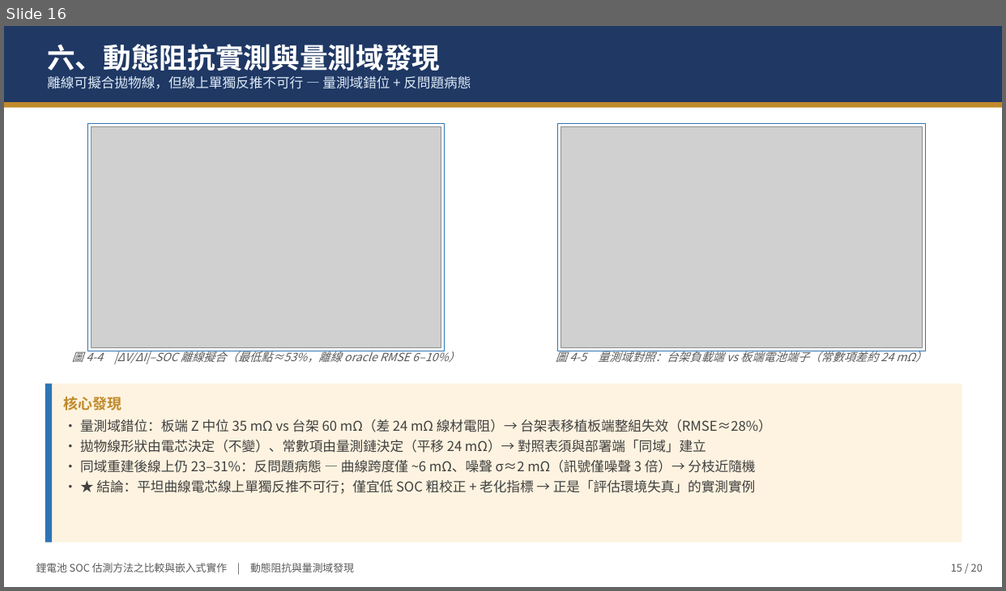
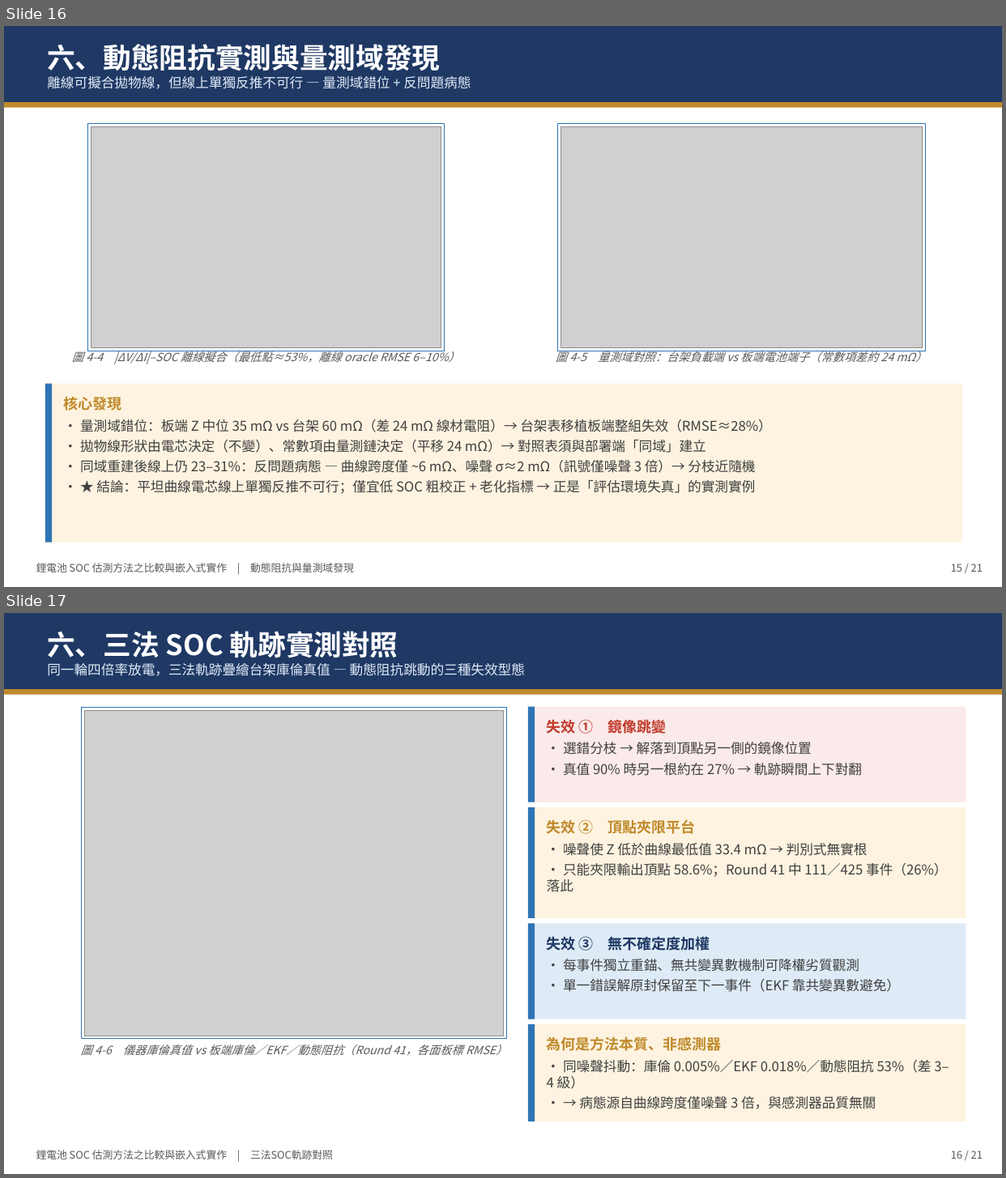
Before and after one commit to JackHung9527/SOC_RESEARCH, a slide deck: DOC/論文撰寫/口試簡報_鋰電池SOC估測.pptx. Shown one above the other, each under a label of ours: slide 16 before the commit, slides 16 and 17 after it. The pictures are 1006x591 and 1006x1178 pixels, drawn with LibreOffice and Linux fonts; fonts in the diff are those of the drawing; grey boxes stand for pictures. Boxes give left, top, right and bottom in pixels: in the first picture for what was removed or moved away, otherwise in the second. Text is boxed around its words. In the diff, an @@ line names an element or a change of style, - is before the commit and + after.

```diff
--- a/DOC/論文撰寫/口試簡報_鋰電池SOC估測.pptx
+++ b/DOC/論文撰寫/口試簡報_鋰電池SOC估測.pptx
@@ slide 17 added at [4, 613, 1002, 1174], background #FFFFFF @@
@@ rectangle added at [4, 613, 1002, 689], fill #1F3864 @@
@@ text added at [47, 631, 525, 676], 13 pt, text #DEEBF7 @@
+六、三法 SOC 軌跡實測對照
+同一輪四倍率放電，三法軌跡疊繪台架庫倫真值 — 動態阻抗跳動的三種失效型態
@@ rectangle added at [4, 689, 1002, 695], fill #C08A2B @@
@@ rectangle added at [82, 707, 507, 1039], fill #FFFFFF, outline #2E74B5 0.75 pt @@
@@ rectangle added at [528, 707, 966, 803], fill #FBEAEA @@
@@ rectangle added at [528, 707, 535, 803], fill #2E74B5 @@
@@ picture added at [85, 710, 503, 1036] @@
@@ text added at [547, 717, 862, 776], 13 pt, text #404040 @@
+失效 ① 鏡像跳變
+• 選錯分枝 → 解落到頂點另一側的鏡像位置
+• 真值 90% 時另一根約在 27% → 軌跡瞬間上下對翻
@@ rectangle added at [528, 807, 966, 918], fill #FDF3E0 @@
@@ rectangle added at [528, 807, 535, 918], fill #2E74B5 @@
@@ text added at [547, 820, 947, 892], 13 pt, text #404040 @@
+失效 ② 頂點夾限平台
+• 噪聲使 Z 低於曲線最低值 33.4 mΩ → 判別式無實根
+• 只能夾限輸出頂點 58.6%；Round 41 中 111／425 事件（26%）落此
@@ rectangle added at [528, 924, 966, 1020], fill #DEEBF7 @@
@@ rectangle added at [528, 924, 535, 1020], fill #2E74B5 @@
@@ text added at [547, 936, 900, 992], 13 pt, text #404040 @@
+失效 ③ 無不確定度加權
+• 每事件獨立重錨、無共變異數機制可降權劣質觀測
+• 單一錯誤解原封保留至下一事件（EKF 靠共變異數避免）
@@ rectangle added at [528, 1024, 966, 1122], fill #FDF3E0 @@
@@ rectangle added at [528, 1024, 535, 1122], fill #2E74B5 @@
@@ text added at [81, 1045, 507, 1055], 11 pt, text #595959, italic @@
+圖 4-6 儀器庫倫真值 vs 板端庫倫／EKF／動態阻抗（Round 41，各面板標 RMSE）
@@ text added at [547, 1037, 948, 1110], 13 pt, text #404040 @@
+為何是方法本質、非感測器
+• 同噪聲抖動：庫倫 0.005%／EKF 0.018%／動態阻抗 53%（差 3–4 級）
+• → 病態源自曲線跨度僅噪聲 3 倍，與感測器品質無關
@@ text added at [36, 1150, 333, 1160], 10 pt, text #595959 @@
+鋰電池 SOC 估測方法之比較與嵌入式實作 | 三法SOC軌跡對照
@@ text added at [951, 1151, 982, 1159], 10 pt, text #595959 @@
+16 / 21
@@ slide 16 changed as well @@
@@ text at [951, 564, 982, 572]: text changed @@
-15 / 20
+15 / 21
```
Also in this commit, not shown: 18 other slides changed, 8 other files.
